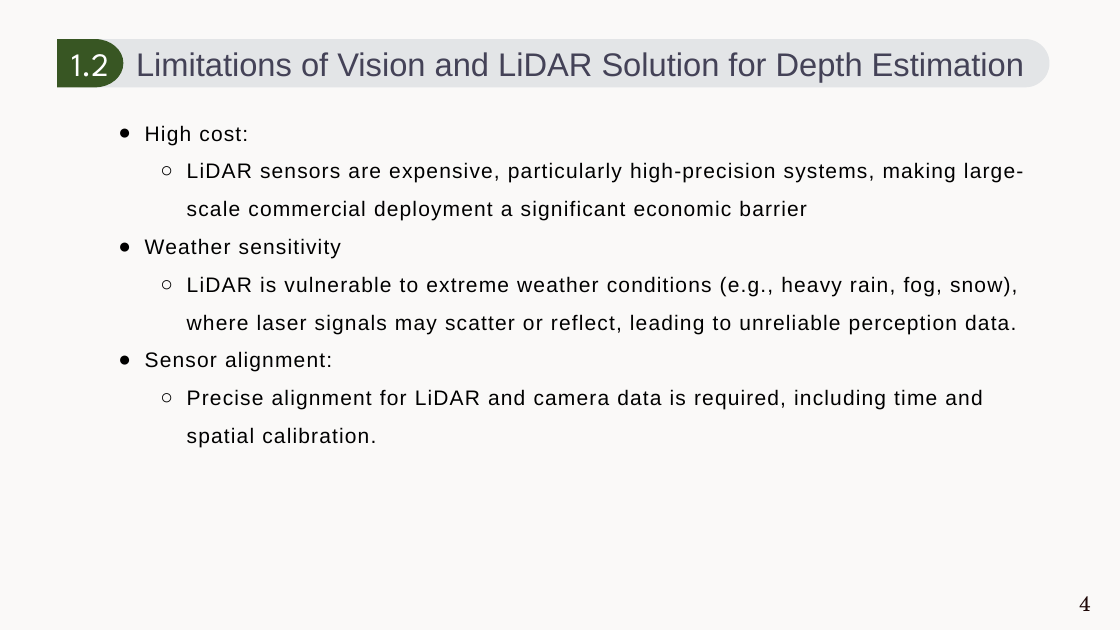
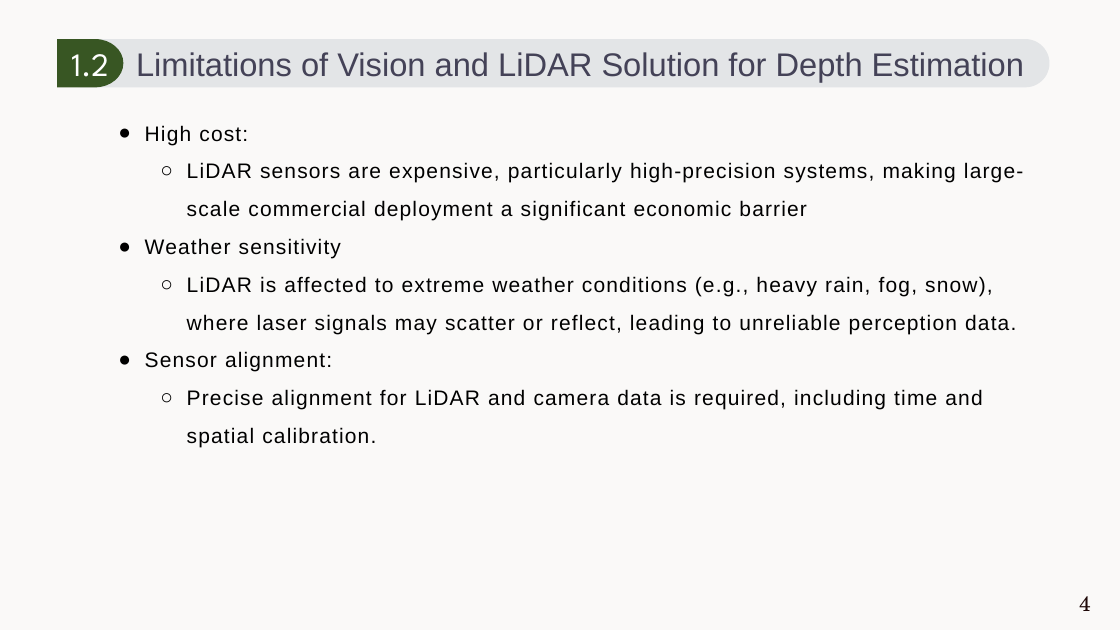
Before and after one commit to Junzhou-Chen/junzhou-chen.github.io, a slide deck: slide 4 of files/proposal.pptx. Drawn at 1120x630 pixels with LibreOffice and Linux fonts; fonts in the diff are those of the drawing. Boxes give left, top, right and bottom in pixels: in the first picture for what was removed or moved away, otherwise in the second. Text is boxed around its words. In the diff, an @@ line names an element or a change of style, - is before the commit and + after.

Commit message:
update pptx 8/10/2024 2nd

```diff
--- a/files/proposal.pptx
+++ b/files/proposal.pptx
@@ text at <box>187,276,1016,334</box>: text changed @@
-  ○ LiDAR is vulnerable to extreme weather conditions (e.g., heavy rain, fog, snow), where laser signals may scatter or reflect, leading to unreliable perception data.
+  ○ LiDAR is affected to extreme weather conditions (e.g., heavy rain, fog, snow), where laser signals may scatter or reflect, leading to unreliable perception data.
```
Also in this commit, not shown: 1 other slide changed.
